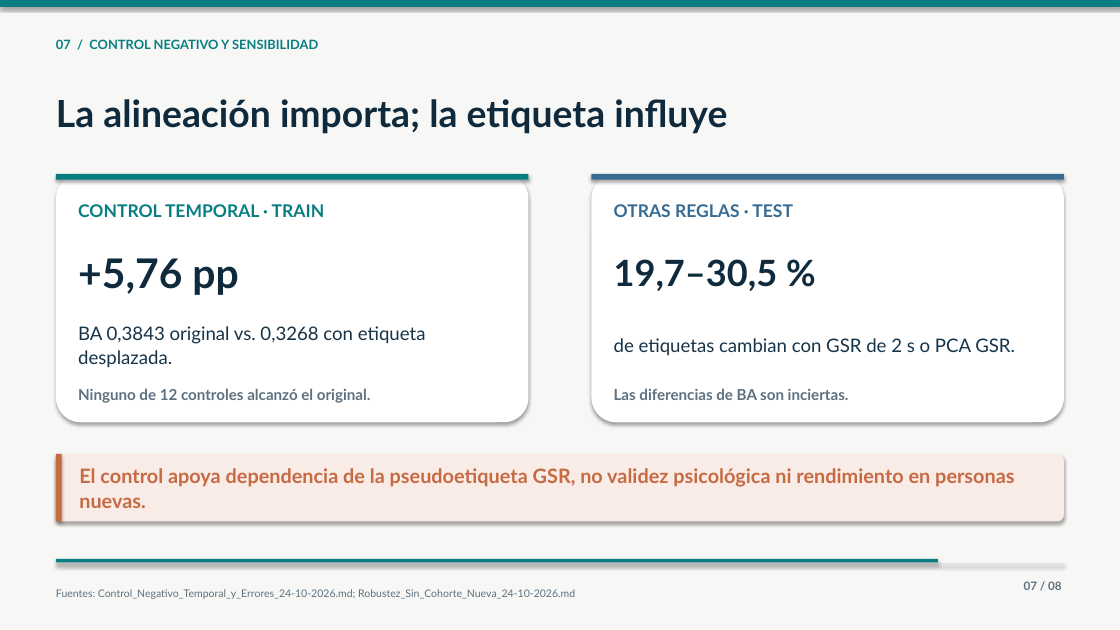
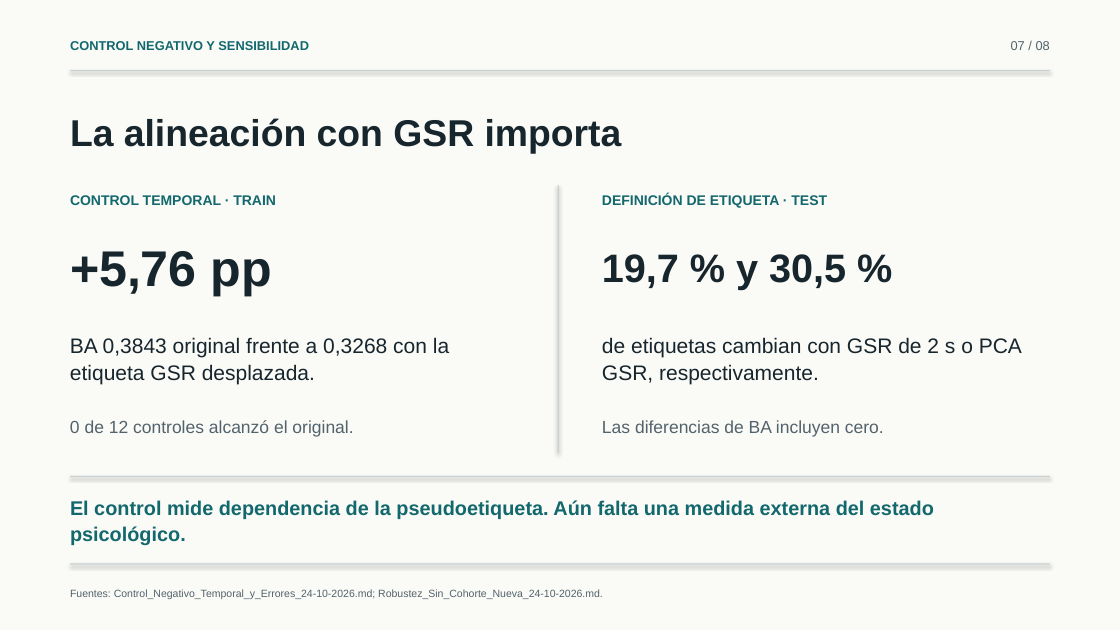
Before and after one commit to marioromero00/Tesis_MDS, a slide deck: slide 7 of presentaciones/Avances-Experimentales-Simplificados-24-10-2026.pptx. Drawn at 1120x630 pixels with LibreOffice and Linux fonts; fonts in the diff are those of the drawing. Boxes give left, top, right and bottom in pixels: in the first picture for what was removed or moved away, otherwise in the second. Text is boxed around its words. In the diff, an @@ line names an element or a change of style, - is before the commit and + after.

```diff
--- a/presentaciones/Avances-Experimentales-Simplificados-24-10-2026.pptx
+++ b/presentaciones/Avances-Experimentales-Simplificados-24-10-2026.pptx
@@ background #F7F8F5 to #FAFAF7 @@
@@ text at [70, 41, 309, 50]: text changed; font Lato to Arial; text colour #087E83 to #12686C @@
-07 / CONTROL NEGATIVO Y SENSIBILIDAD
+CONTROL NEGATIVO Y SENSIBILIDAD
@@ text "07 / 08": place and size @@
-text "07 / 08" at [1024, 581, 1061, 590]
+text "07 / 08" at [1011, 41, 1050, 50]
@@ text "07 / 08" at [1011, 41, 1050, 50]: size 10 to 11 pt, font Lato to Arial, text colour #5D7180 to #53636B, bold off; line spacing 1.04 to 1.08 @@
@@ rectangle at [70, 70, 1050, 71]: fill #087E83 to #C9D2D3 @@
@@ rectangle: place and size @@
-rectangle at [0, 0, 1120, 7]
+rectangle at [70, 70, 1050, 71]
@@ text at [70, 118, 622, 153]: text changed; font Lato to Arial; text colour #102A3D to #17252D @@
-La alineación importa; la etiqueta influye
+La alineación con GSR importa
@@ rounded rectangle removed at [56, 174, 528, 423] @@
@@ rectangle removed at [56, 174, 528, 180] @@
@@ rounded rectangle removed at [592, 174, 1064, 423] @@
@@ rectangle removed at [592, 174, 1064, 180] @@
@@ text "CONTROL TEMPORAL · TRAIN": place and size @@
-text "CONTROL TEMPORAL · TRAIN" at [78, 204, 325, 217]
+text "CONTROL TEMPORAL · TRAIN" at [70, 195, 276, 205]
@@ text "CONTROL TEMPORAL · TRAIN" at [70, 195, 276, 205]: size 15 to 12 pt, font Lato to Arial, text colour #087E83 to #12686C; line spacing 1.04 to 1.08 @@
@@ rectangle added at [558, 186, 559, 453], fill #C9D2D3 @@
@@ text at [602, 194, 827, 208]: text changed; size 15 to 12 pt; font Lato to Arial; text colour #376B91 to #12686C @@
-OTRAS REGLAS · TEST
+DEFINICIÓN DE ETIQUETA · TEST
@@ text "+5,76 pp": place and size @@
-text "+5,76 pp" at [78, 258, 238, 295]
+text "+5,76 pp" at [70, 251, 272, 296]
@@ text "+5,76 pp" at [70, 251, 272, 296]: size 35 to 43 pt, font Lato to Arial, text colour #102A3D to #17252D; line spacing 1.04 to 1.08 @@
@@ text at [602, 254, 846, 289]: text changed; size 31 to 34 pt; font Lato to Arial; text colour #102A3D to #17252D @@
-19,7–30,5 %
+19,7 % y 30,5 %
@@ text at [70, 337, 449, 385]: text changed; size 16 to 18 pt; font Lato to Arial; text colour #173348 to #17252D @@
-BA 0,3843 original vs. 0,3268 con etiqueta desplazada.
+BA 0,3843 original frente a 0,3268 con la etiqueta GSR desplazada.
@@ text at [602, 337, 1022, 385]: text changed; size 16 to 18 pt; font Lato to Arial; text colour #173348 to #17252D @@
-de etiquetas cambian con GSR de 2 s o PCA GSR.
+de etiquetas cambian con GSR de 2 s o PCA GSR, respectivamente.
@@ text at [70, 420, 353, 437]: text changed; size 13 to 15 pt; font Lato to Arial; text colour #5D7180 to #53636B; bold off @@
-Ninguno de 12 controles alcanzó el original.
+0 de 12 controles alcanzó el original.
@@ text at [602, 420, 884, 437]: text changed; size 13 to 15 pt; font Lato to Arial; text colour #5D7180 to #53636B; bold off @@
-Las diferencias de BA son inciertas.
+Las diferencias de BA incluyen cero.
@@ rounded rectangle removed at [56, 454, 1065, 522] @@
@@ rectangle removed at [56, 454, 62, 522] @@
@@ rectangle: place and size @@
-rectangle at [56, 564, 1065, 565]
+rectangle at [70, 476, 1050, 477]
@@ rectangle at [70, 476, 1050, 477]: fill #D9E2E3 to #C9D2D3 @@
@@ text at [70, 500, 934, 546]: text changed; font Lato to Arial; text colour #C66A44 to #12686C @@
-El control apoya dependencia de la pseudoetiqueta GSR, no validez psicológica ni rendimiento en personas nuevas.
+El control mide dependencia de la pseudoetiqueta. Aún falta una medida externa del estado psicológico.
@@ rectangle: place and size @@
-rectangle at [56, 559, 939, 562]
+rectangle at [70, 564, 1050, 565]
@@ rectangle at [70, 564, 1050, 565]: fill #087E83 to #C9D2D3 @@
@@ text at [70, 589, 603, 599]: text changed; font Lato to Arial; text colour #5D7180 to #53636B @@
-Fuentes: Control_Negativo_Temporal_y_Errores_24-10-2026.md; Robustez_Sin_Cohorte_Nueva_24-10-2026.md
+Fuentes: Control_Negativo_Temporal_y_Errores_24-10-2026.md; Robustez_Sin_Cohorte_Nueva_24-10-2026.md.
```
Also in this commit, not shown: 7 other slides changed, 12 other files.
